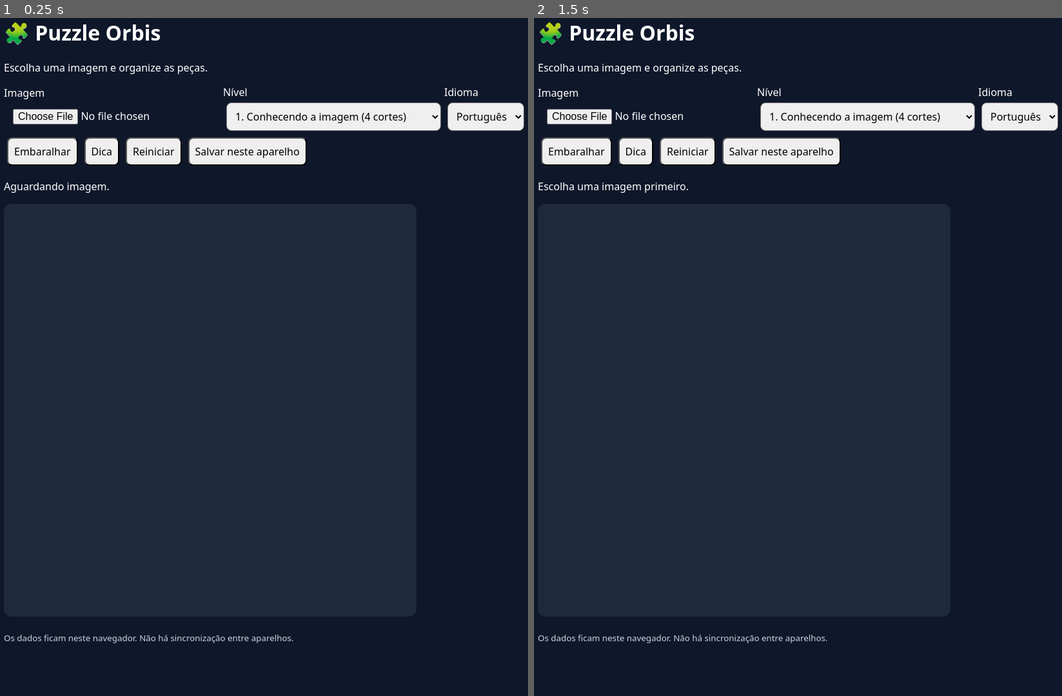
Above: before the commit, frames 1-2 (left to right).
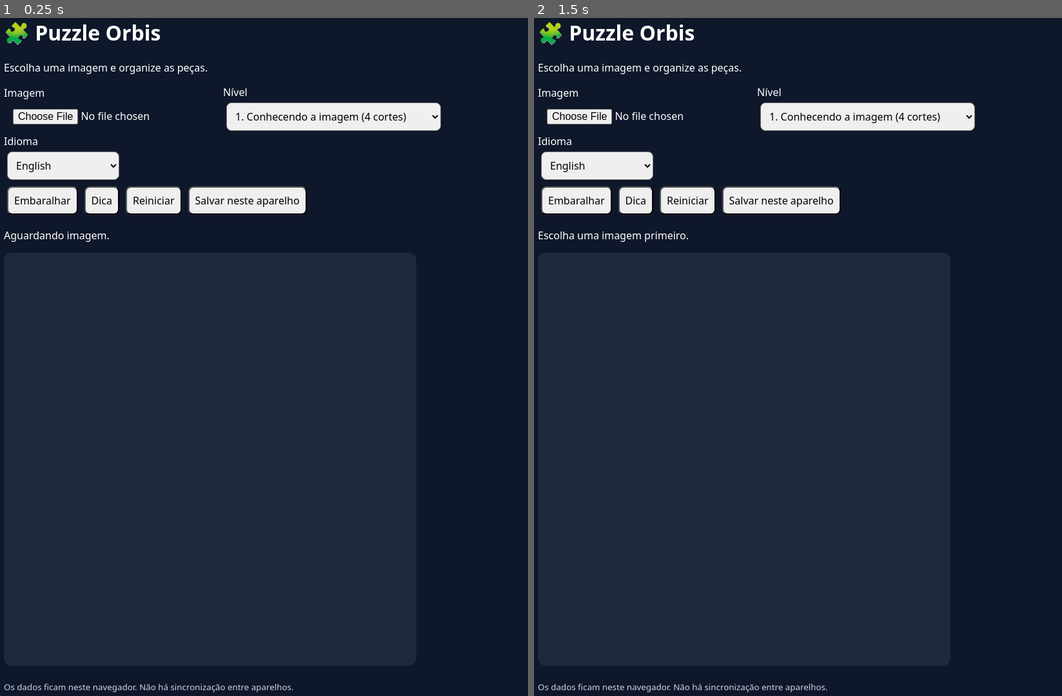
Above: after the commit, the same moments.

Repository: irmaogabrieldionato/puzzle-orbis
Game: browser game, page index.html
Two runs of this game, one before a commit and one after it. Both use one fixed random seed, a clock stepped at 60 frames per second and the inputs below.
Inputs (mouse positions are in pixels of both pictures, inside the frame that each line leads up to; where the layout moved, square brackets give the same spot in the first picture):
- Up to frame 1 (0.25 s): no input
- Up to frame 2 (1.5 s): click (745, 458) [745, 411] at 0.27 s; click (745, 499) [745, 451] at 1.07 s; click "Salvar neste aparelho" at 1.27 s

The runs differ from the first frame. In frame 1, 5.7% of the frame differs, in the area x 0-100%, y 10-100%; in frame 2, 5.7%.

Commit message:
fix: align language options with approved 15 languages

Diff:
--- a/src/engine.js
+++ b/src/engine.js
@@ -1,4 +1,4 @@
-export const CUTS=[4,8,16,32,64,108,216,432,862,1724];export const LANGUAGES=['Português','English','中文','हिन्दी','Español','Français','العربية','বাংলা','Русский','اردو','Indonesia','Deutsch','日本語','Türkçe','Italiano'];export function dimensions(count){let …(724 unchanged characters)…
+export const CUTS=[4,8,16,32,64,108,216,432,862,1724];export const LANGUAGES=['English','中文','हिन्दी','Español','Français','العربية','বাংলা','Русский','Português','Bahasa Indonesia','اردو','Deutsch','日本語','Kiswahili','मराठी'];export function dimensions(count){let …(724 unchanged characters)…
 export function isPermutation(values,n){return Number.isInteger(n)&&n>0&&Array.isArray(values)&&values.length===n&&new Set(values).size===n&&values.every(x=>Number.isInteger(x)&&x>=0&&x<n)}
 
 export function canvasSize(width,height,maxWidth=640,maxHeight=4096){if(!Number.isFinite(width)||!Number.isFinite(height)||width<=0||height<=0)return null;return {width:maxWidth,height:Math.max(1,Math.min(maxHeight,Math.round(maxWidth*height/width)))}}
